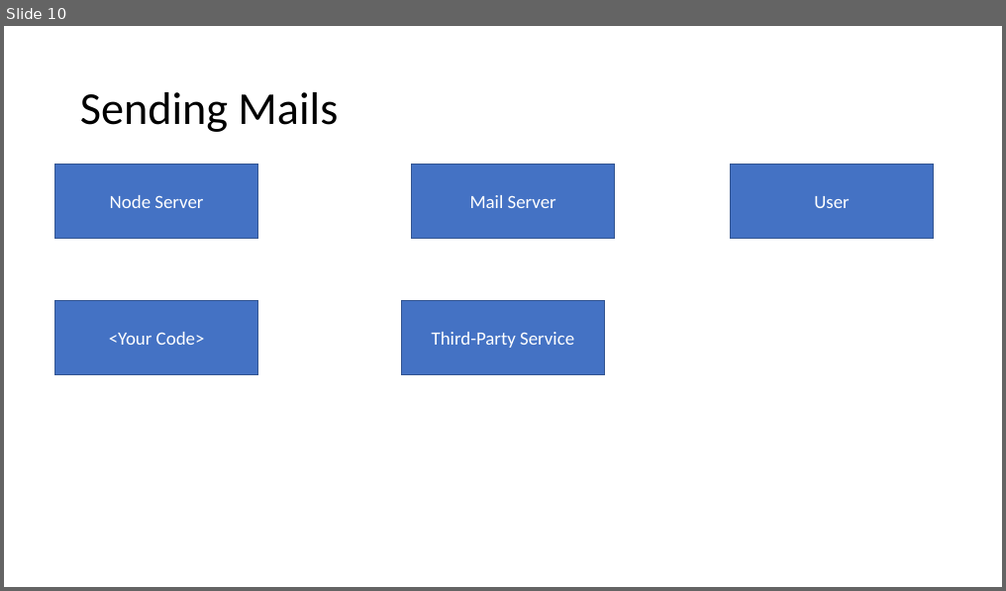
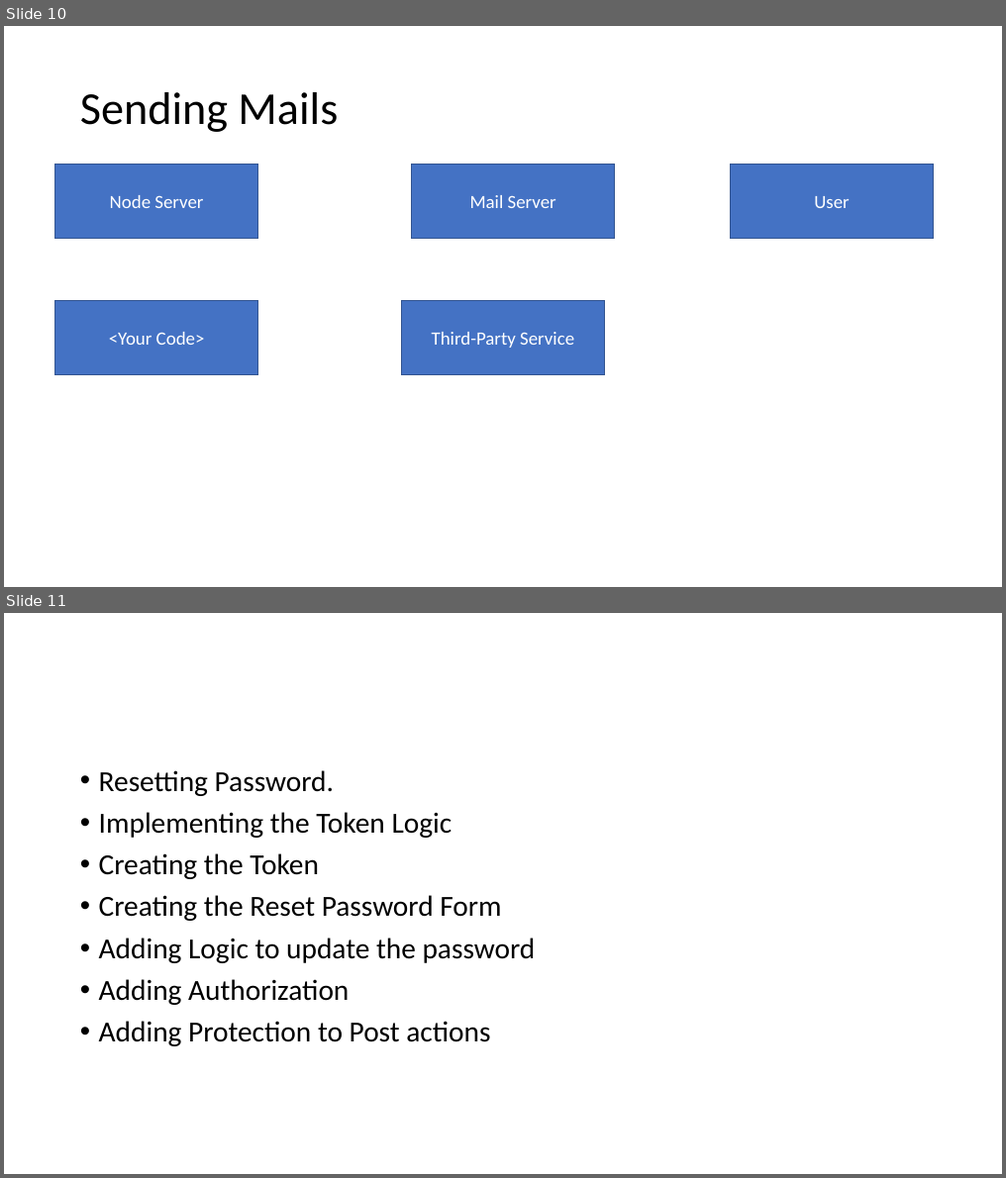
Before and after one commit to PiyushChaturvedii/batch03, a slide deck: Sessions & Cookies.pptx. Shown one above the other, each under a label of ours: slide 10 before the commit, slides 10 and 11 after it. The pictures are 1006x591 and 1006x1178 pixels, drawn with LibreOffice and Linux fonts; fonts in the diff are those of the drawing. Boxes give left, top, right and bottom in pixels: in the first picture for what was removed or moved away, otherwise in the second. Text is boxed around its words. In the diff, an @@ line names an element or a change of style, - is before the commit and + after.

Commit message:
passwordResetting

```diff
--- a/Sessions & Cookies.pptx
+++ b/Sessions & Cookies.pptx
@@ slide 11 added at box(4, 613, 1002, 1174), background #FFFFFF @@
@@ text added at box(99, 770, 536, 1047), 28 pt, text #000000 @@
+• Resetting Password.
+• Implementing the Token Logic
+• Creating the Token
+• Creating the Reset Password Form
+• Adding Logic to update the password
+• Adding Authorization
+• Adding Protection to Post actions
```
Also in this commit, not shown: 1 other slide added, 41 other files.
